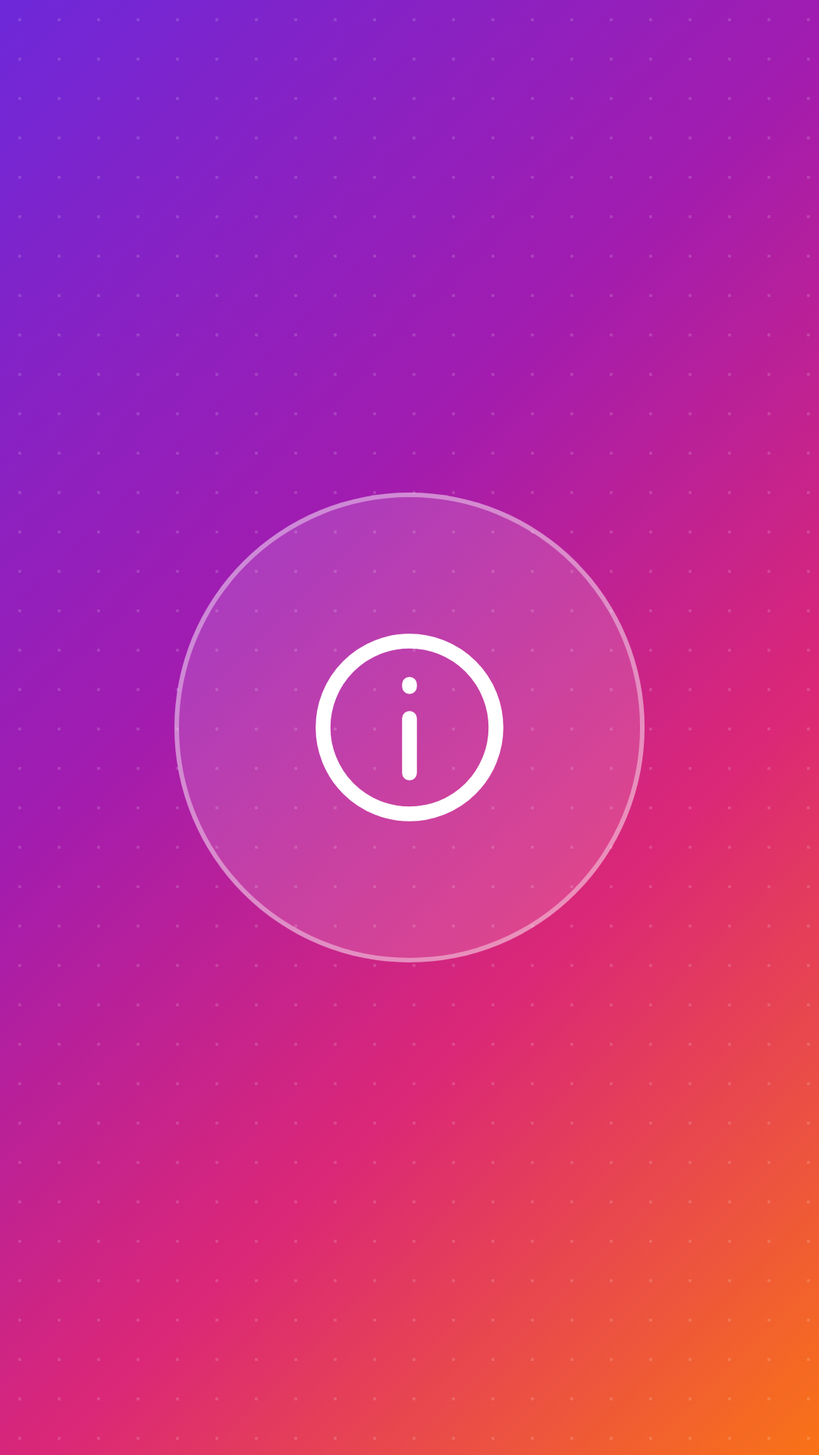
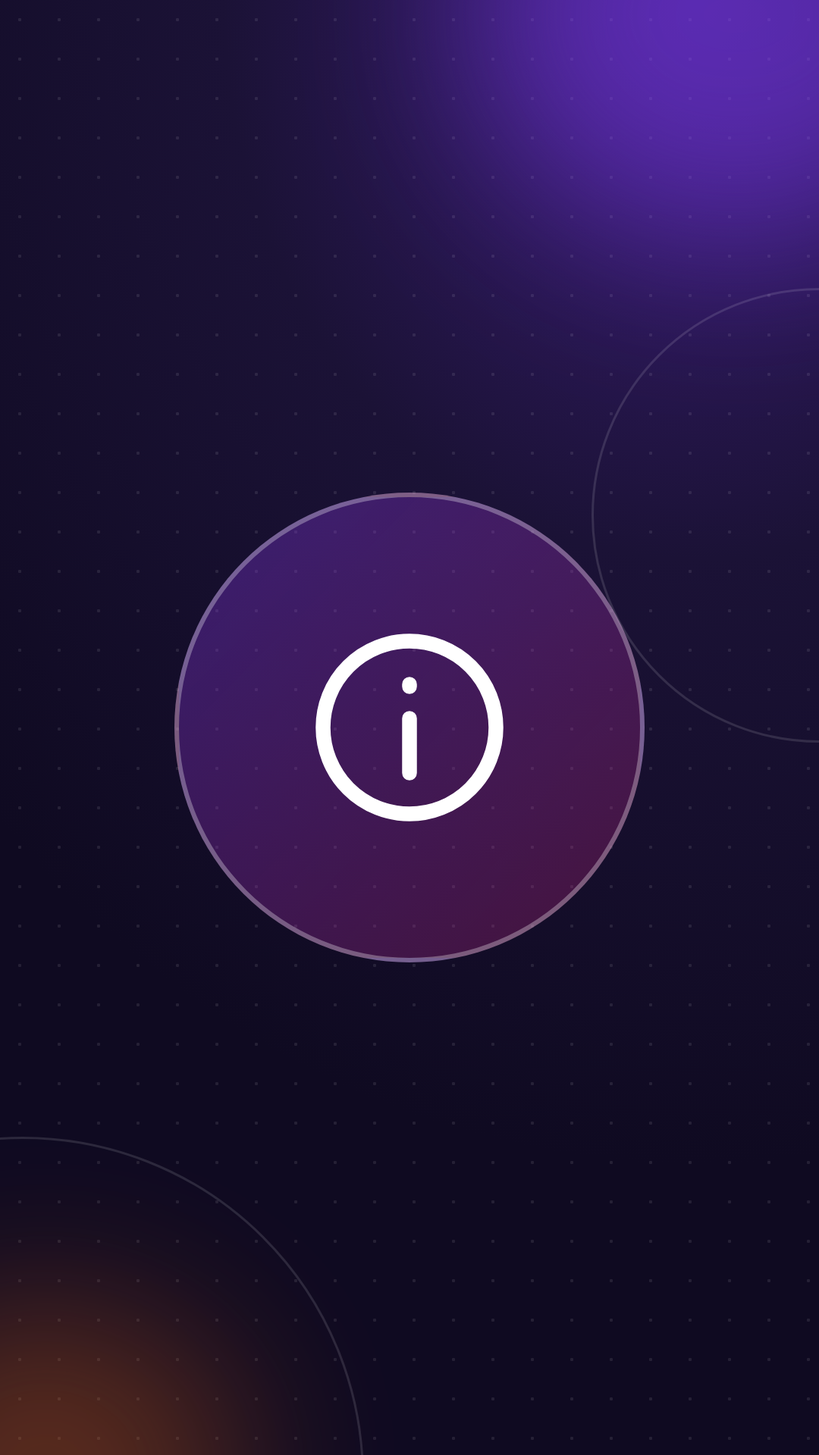
Two versions of the same layered image (819×1455). Layer-by-layer changes:
painted on "العناصر" over [left=174, top=492, right=645, bottom=963]
painted on "الزخرفة" over [left=0, top=0, right=819, bottom=1455]
painted on "الخلفية" over [left=0, top=0, right=819, bottom=1455]
